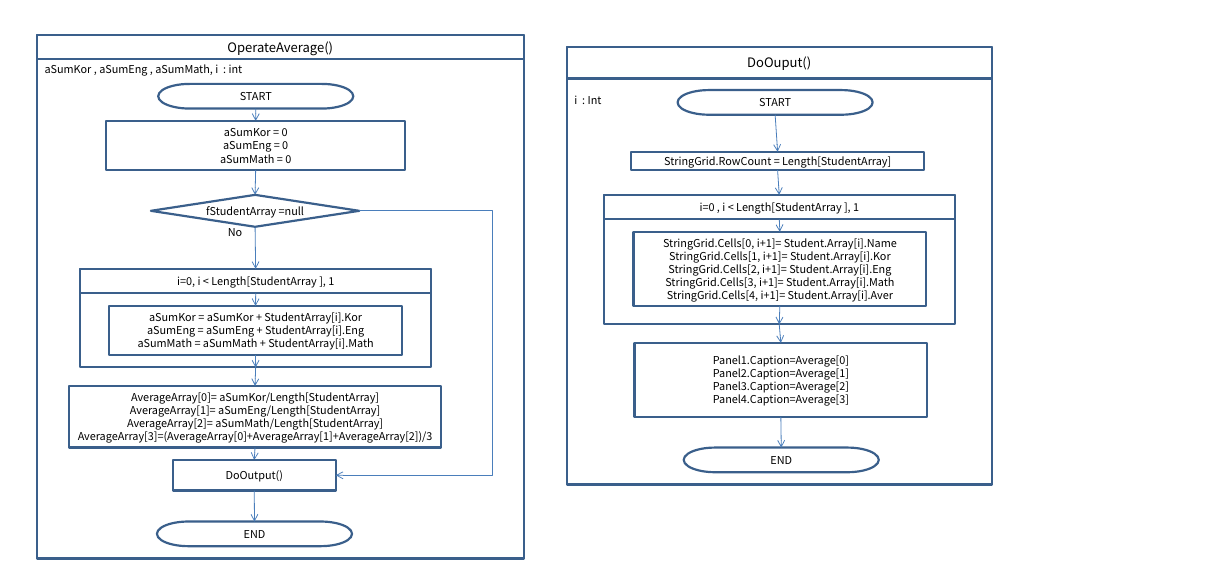
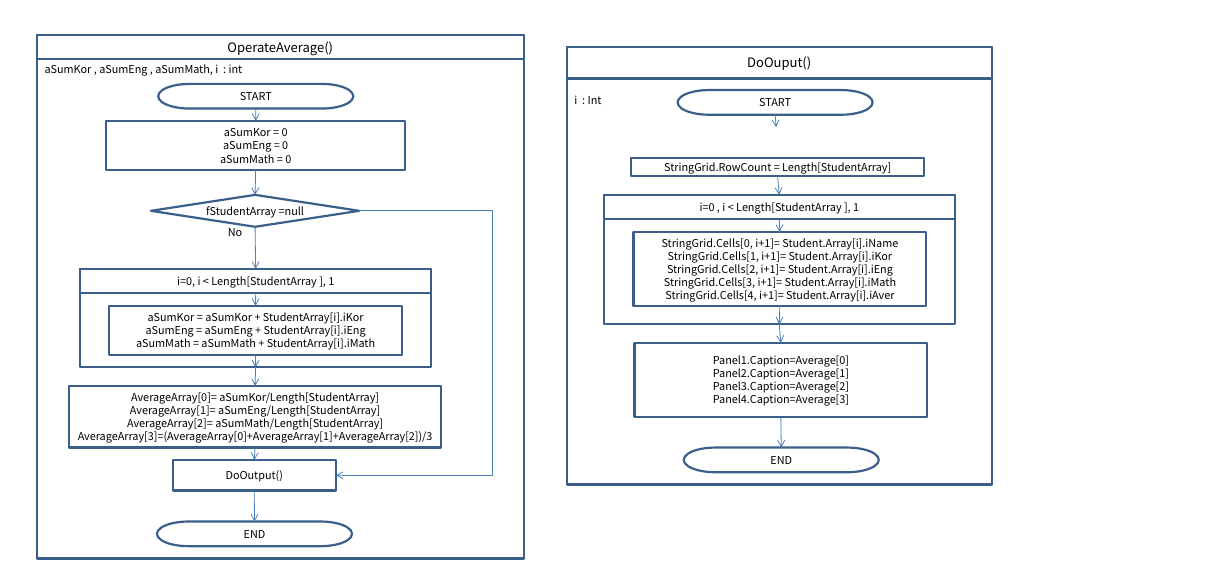
Before and after one commit to hyejoonjung/StudyDelphi, a slide deck: slide 2 of 0123AverageOfGrade_Design/AveraeOfgrade_Design.pptx. Drawn at 1232x587 pixels with LibreOffice and Linux fonts; fonts in the diff are those of the drawing. Boxes give left, top, right and bottom in pixels: in the first picture for what was removed or moved away, otherwise in the second. Text is boxed around its words. In the diff, an @@ line names an element or a change of style, - is before the commit and + after.

```diff
--- a/0123AverageOfGrade_Design/AveraeOfgrade_Design.pptx
+++ b/0123AverageOfGrade_Design/AveraeOfgrade_Design.pptx
@@ arrow moved from (775, 115) - (778, 152) to (775, 115) - (776, 127) @@
@@ rectangle "StringGrid.RowCount = Length[StudentArray]": place and size @@
-rectangle "StringGrid.RowCount = Length[StudentArray]" at (631,152,924,171)
+rectangle "StringGrid.RowCount = Length[StudentArray]" at (631,158,924,177)
@@ arrow moved from (778, 171) - (779, 195) to (778, 176) - (779, 195) @@
@@ text in rectangle at (662,238,898,302): text changed @@
-StringGrid.Cells[0, i+1]= Student.Array[i].Name
-StringGrid.Cells[1, i+1]= Student.Array[i].Kor
-StringGrid.Cells[2, i+1]= Student.Array[i].Eng
-StringGrid.Cells[3, i+1]= Student.Array[i].Math
-StringGrid.Cells[4, i+1]= Student.Array[i].Aver
+StringGrid.Cells[0, i+1]= Student.Array[i].iName
+StringGrid.Cells[1, i+1]= Student.Array[i].iKor
+StringGrid.Cells[2, i+1]= Student.Array[i].iEng
+StringGrid.Cells[3, i+1]= Student.Array[i].iMath
+StringGrid.Cells[4, i+1]= Student.Array[i].iAver
@@ text in rectangle at (136,312,375,350): text changed @@
-aSumKor = aSumKor + StudentArray[i].Kor
-aSumEng = aSumEng + StudentArray[i].Eng
-aSumMath = aSumMath + StudentArray[i].Math
+aSumKor = aSumKor + StudentArray[i].iKor
+aSumEng = aSumEng + StudentArray[i].iEng
+aSumMath = aSumMath + StudentArray[i].iMath
```
Also in this commit, not shown: 1 other slide changed, 25 other files.
